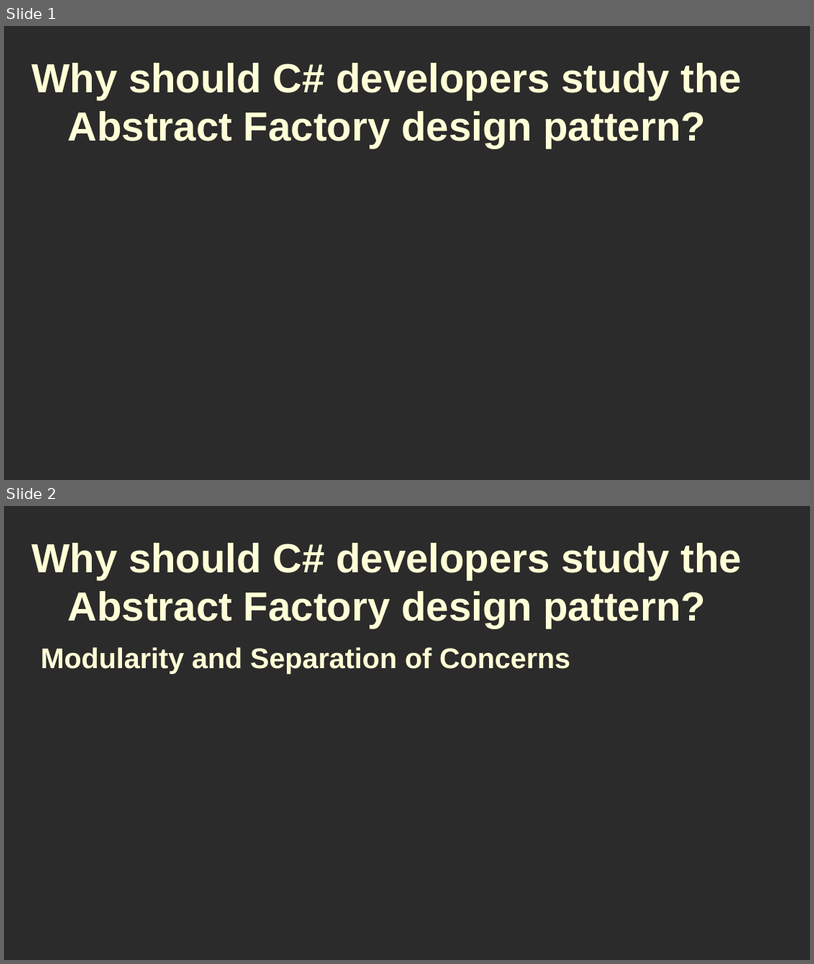
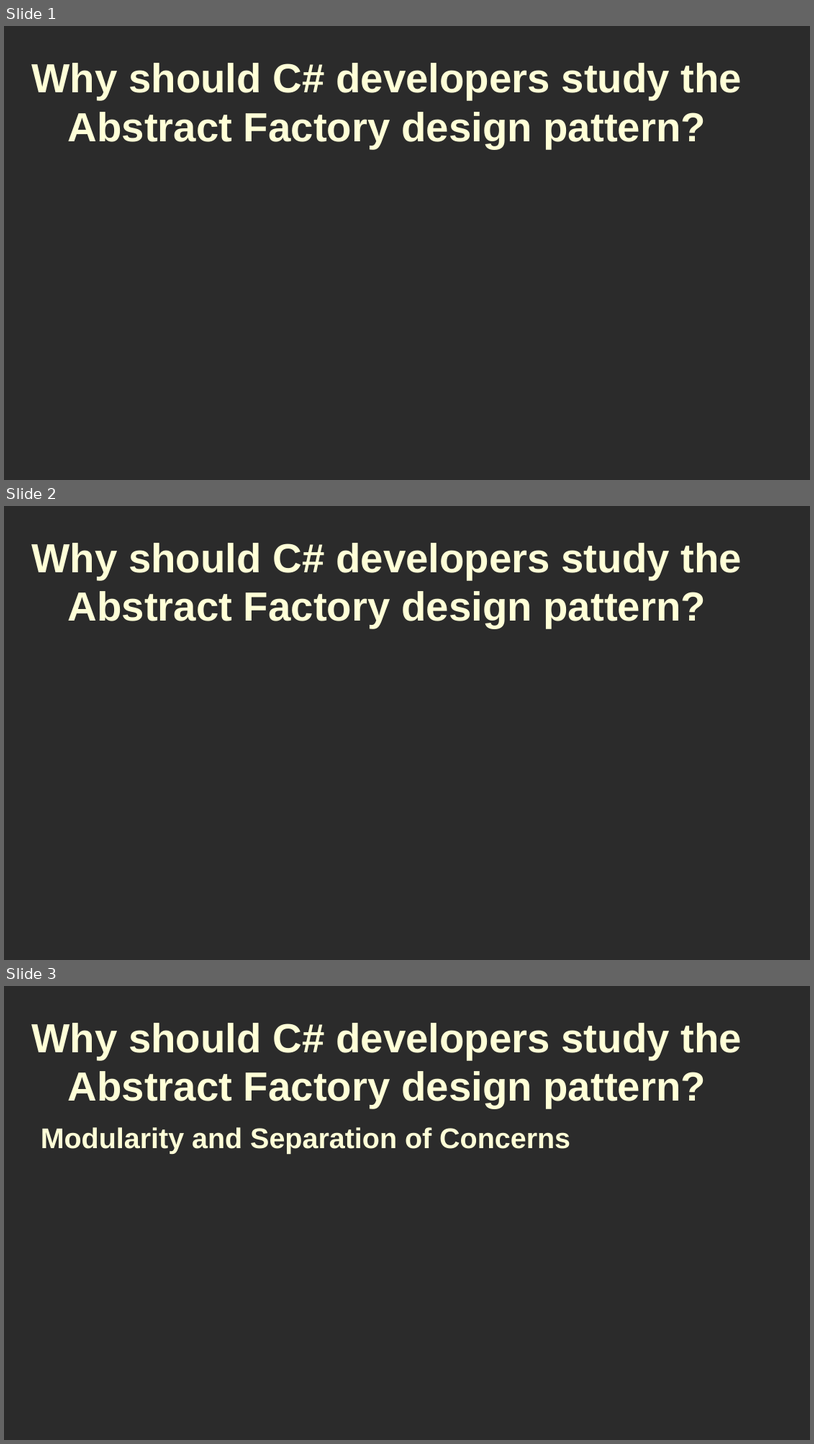
Before and after one commit to RayAndrade/CSharpStudy, a slide deck: Creational/AbstractFactory/intro/why.odp. Shown one above the other, each under a label of ours: slides 1 and 2 before the commit, slides 1, 2 and 3 after it. The pictures are 814x964 and 814x1444 pixels, drawn with LibreOffice and Linux fonts; fonts in the diff are those of the drawing; background and template pictures are left out; a plain dark background stands for a picture behind light text. Boxes give left, top, right and bottom in pixels: in the first picture for what was removed or moved away, otherwise in the second. Text is boxed around its words. In the diff, an @@ line names an element or a change of style, - is before the commit and + after.

```diff
--- a/Creational/AbstractFactory/intro/why.odp
+++ b/Creational/AbstractFactory/intro/why.odp
@@ slide 2 added at <box>4,506,810,960</box>, background picture (left out) @@
@@ title added at <box>32,543,743,628</box>, 40 pt, text #FFFFD7, bold @@
+Why should C# developers study the Abstract Factory design pattern?
@@ what was slide 2 is now slide 3 @@
```
Also in this commit, not shown: 9 other files.
